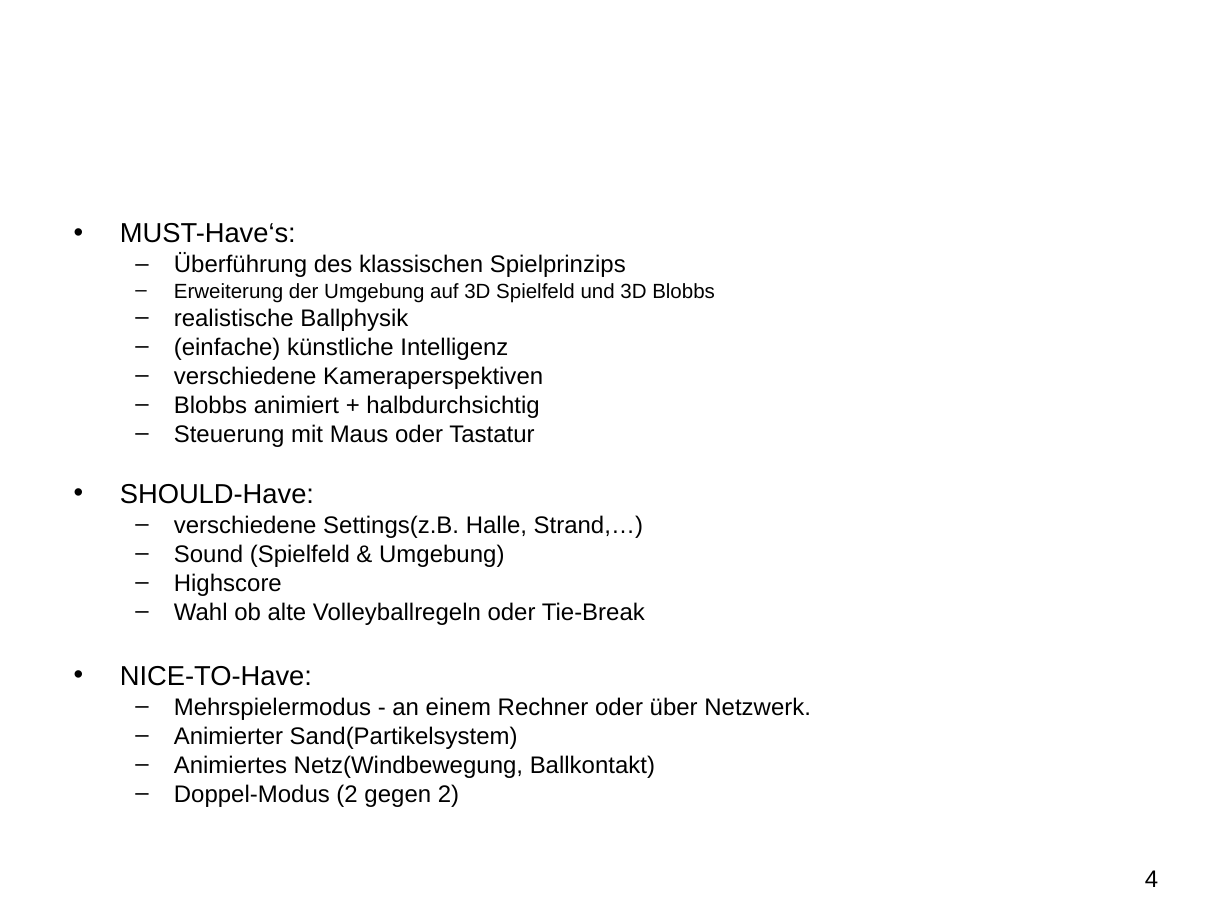
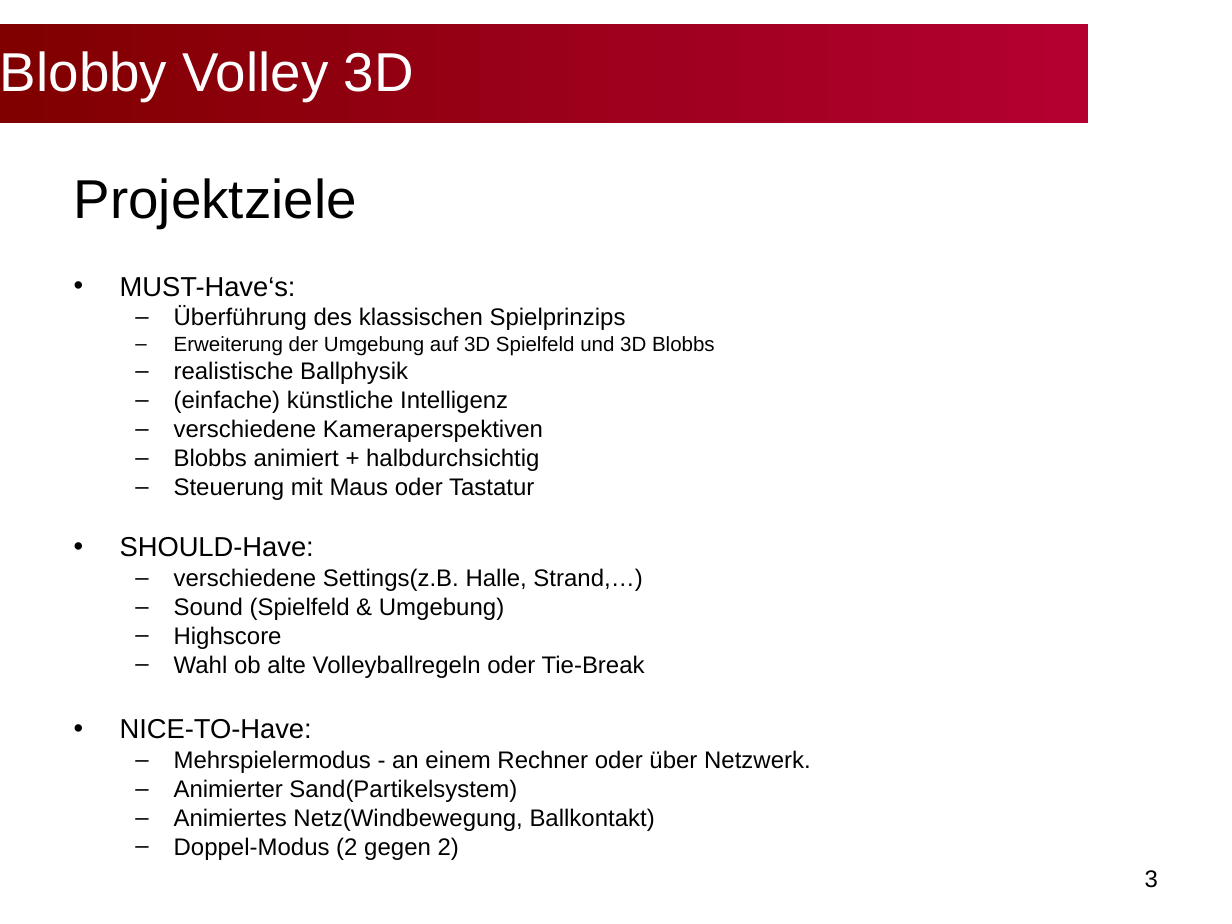
Before and after one commit to bwasty/blobby-volley-3d, a slide deck: slide 3 of Präsentationen/Slides-Konzeptpräsentation.ppt (slide 4 before the commit). Drawn at 1232x924 pixels with LibreOffice and Linux fonts; fonts in the diff are those of the drawing; background and template pictures are left out. Boxes give left, top, right and bottom in pixels: in the first picture for what was removed or moved away, otherwise in the second. Text is boxed around its words. In the diff, an @@ line names an element or a change of style, - is before the commit and + after.

```diff
--- a/Präsentationen/Slides-Konzeptpräsentation.ppt
+++ b/Präsentationen/Slides-Konzeptpräsentation.ppt
@@ title added at bbox=[0, 25, 1088, 123], fill gradient #B30031 to #800000, 32 pt, text #FFFFFF @@
+Blobby Volley 3D
@@ text "Projektziele": place and size @@
-text "Projektziele" at bbox=[120, 223, 811, 807]
+text "Projektziele" at bbox=[74, 178, 811, 860]
@@ text at bbox=[74, 178, 357, 228]: paragraph added @@
+Projektziele
@@ text at bbox=[120, 277, 314, 739]: indent changed @@
@@ page number at bbox=[1145, 870, 1158, 888]: text changed @@
-4
+3
```
Also in this commit, not shown: 2 other slides changed, 2 slides added, 3 slides removed.
